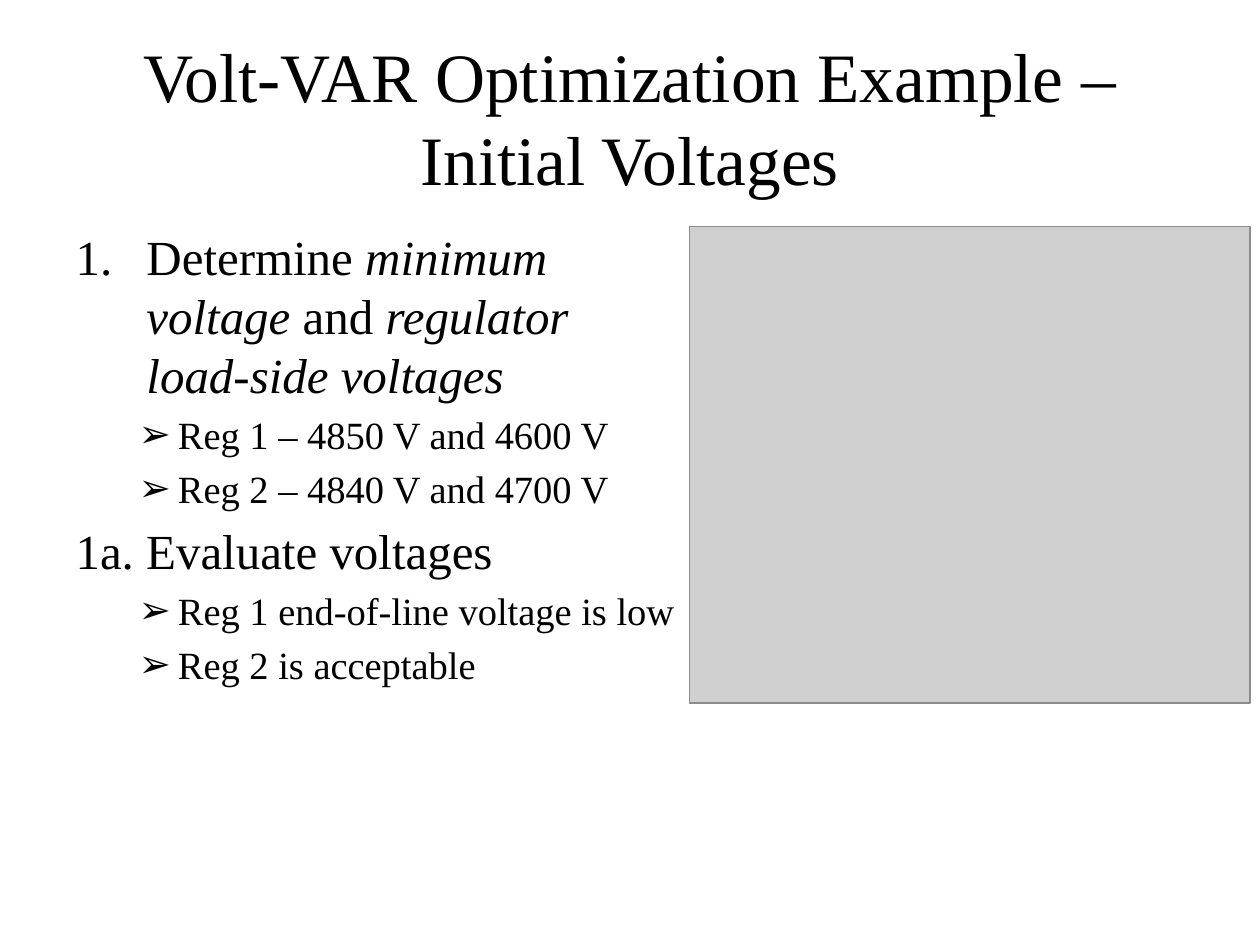
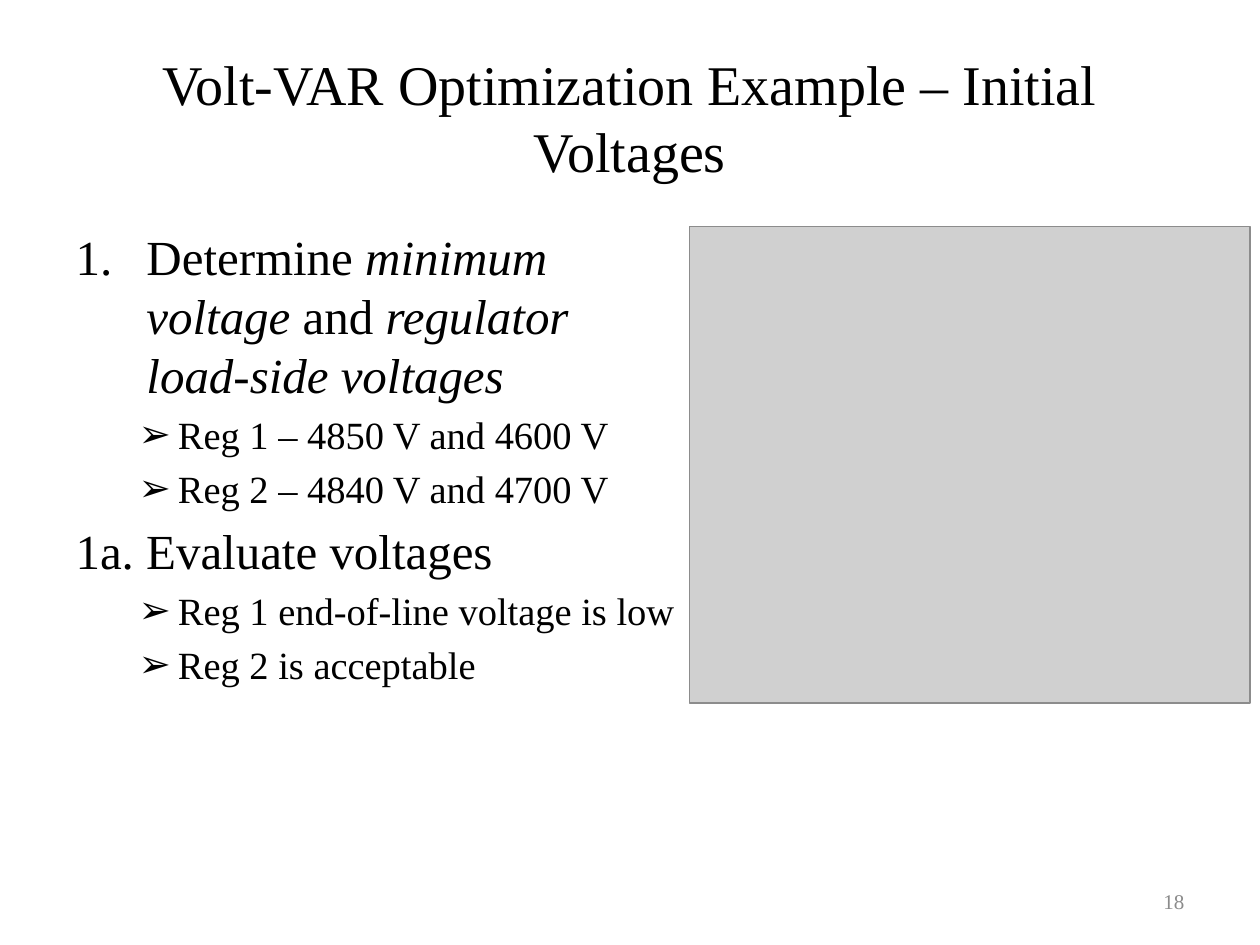
Before and after one commit to gridlab-d/course, a slide deck: slide 18 of University of Washington Class/Module 6 - Volt-VAR Optimization.pptx (slide 17 before the commit). Drawn at 1260x945 pixels with LibreOffice and Linux fonts; fonts in the diff are those of the drawing; grey boxes stand for pictures. Boxes give left, top, right and bottom in pixels: in the first picture for what was removed or moved away, otherwise in the second. Text is boxed around its words. In the diff, an @@ line names an element or a change of style, - is before the commit and + after.

```diff
--- a/University of Washington Class/Module 6 - Volt-VAR Optimization.pptx
+++ b/University of Washington Class/Module 6 - Volt-VAR Optimization.pptx
@@ title "Volt-VAR Optimization Example – Initial ..." at (x1=162, y1=66, x2=1096, y2=183): size 39.6 to 32 pt @@
@@ page number added at (x1=1163, y1=895, x2=1184, y2=909), 12 pt, text #8C8C8C @@
+18
```
Also in this commit, not shown: 29 other slides changed, 1 slide added, 7 other files.
